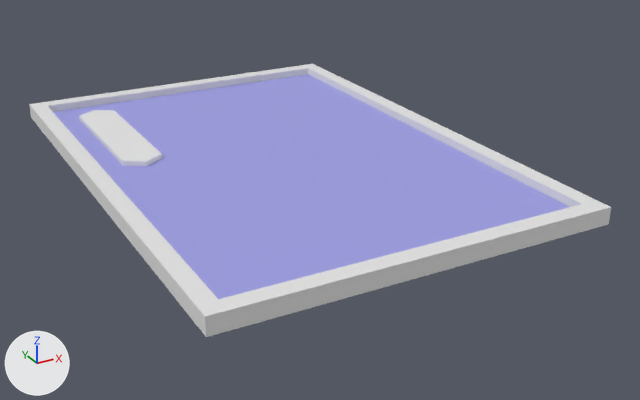
An edit to the Blender file Assets/Models.blend, drawn before and after from the same camera.
The view is the same before and after, from a 50 mm camera at (-12.0, -43.8, 15.9) aimed at (7.6, -8.1, -1.9). Every picture has the same lights, and +X, +Y and +Z are marked at lower left.

In view in the first picture: 'Frame', 'Segment'.
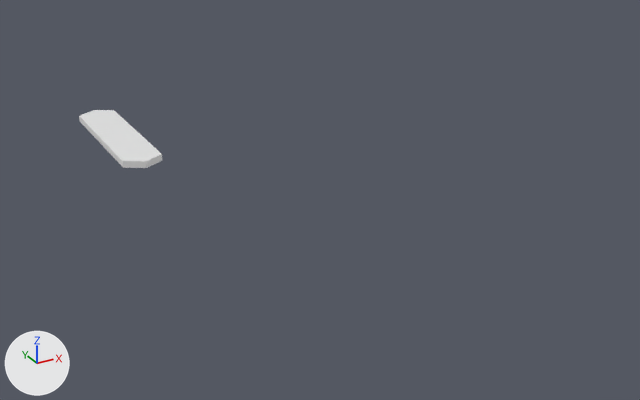
Where the change shows, as pixel boxes (x1, y1, x2, y2) in the pictures (640 x 400 px):
'Frame', deleted: before (29, 64, 611, 337)
    faces in mat_material_004 (blue #a0a0e7): (53, 74, 569, 299)
    faces in mat_material_003 (white #e7e7e7): (29, 64, 611, 337)

Patch to the scene script:
```diff
--- a/Assets/Models.blend.py
+++ b/Assets/Models.blend.py
@@ ob_frame @@
-ob_frame = bpy.data.objects.new('Frame', me_cube_001)
-ob_frame.location = (6.17, -6.31, -0.05)
```
